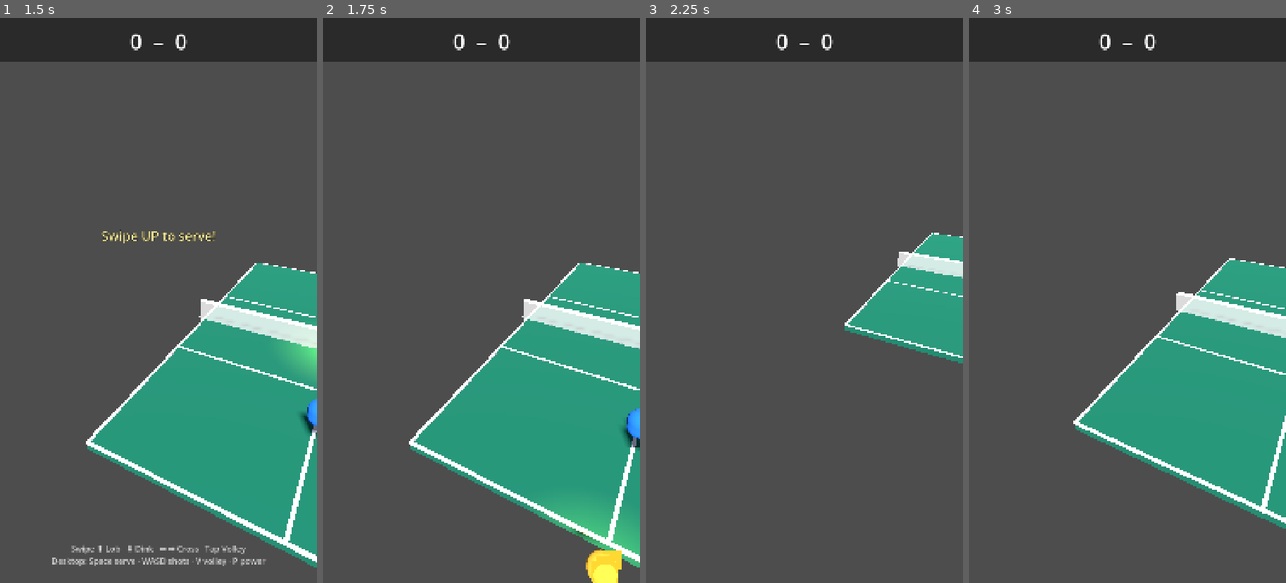
Above: before the commit, frames 1-4 (left to right).
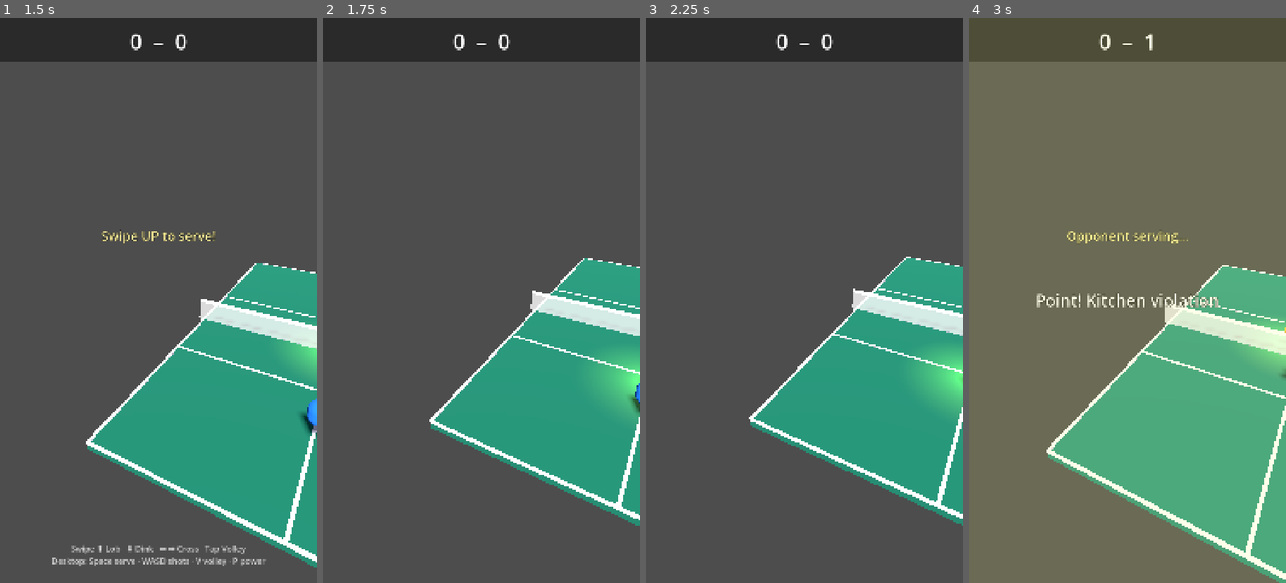
Above: after the commit, the same moments.

Repository: altafhssn/pickleball
Game: Godot game, scene res://scenes/Main.tscn
Same seed, same stepped clock (60 frames per second), same inputs: the game is played once before the commit and once after it.
Inputs (mouse positions are in pixels of both pictures, inside the frame that each line leads up to):
- Up to frame 1 (1.5 s): click "▶ Quick Match" at 0.5 s; tap Enter at 1.25 s; move the mouse to (228, 272) at 1.27 s; hold Right from 1.28 s (still down); tap V at 1.35 s; click (228, 272) at 1.42 s
- Up to frame 2 (1.75 s): keep holding Right; tap Space at 1.52 s
- Up to frame 3 (2.25 s): release Right at 2 s; drag from (741, 328) to (788, 413) at 2.02 s
- Up to frame 4 (3 s): move the mouse to (1159, 176) at 2.77 s; hold Right from 2.78 s (still down); tap V at 2.85 s

Frame 1 is identical in both runs. In frame 2, 9.1% of the frame differs, in the area x 27-100%, y 42-100%; in frame 3, 17%; in frame 4, 99%, in the area x 0-100%, y 0-100%.

Commit message:
[physics/camera] Stop ball flying off; stop camera drifting away
Camera drift:
- Previously GameFeel re-captured shake_base_pos every time shake()
  ran, but hits/bounces overlap so the capture happened at the
  already-jittered position. Base drifted monotonically and the
  camera wandered off-court.
- Refactor: Main now owns the camera base position (camera_base_pos).
  _update_camera moves the base; GameFeel only publishes
  current_shake_offset and Main composes
  camera.position = camera_base_pos + shake_offset each frame.
- shake() now keeps the stronger of an overlapping shake instead of
  stacking, so rapid hits don't compound into wild jitter.
- Follow rate dropped from 0.5/frame to 0.05/frame (was effectively
  ~30 units/sec — too snappy and made small drift very visible).

Ball speeds:
- Shot speeds were tuned for a real ~13 m pickleball court but the
  game court is ~1.6 units long, so a 15 m/s drive crossed the court
  in 0.1 s before gravity could pull it down. Hence "ball flying off".
- Rescale base_speed 15→5, max_speed 35→12, and every ShotType branch
  by ~3×. Documented the units assumption inline.

Co-Authored-By: Claude Opus 4.7 <noreply@anthropic.com>

Diff:
--- a/scripts/Ball.gd
+++ b/scripts/Ball.gd
@@ -5,9 +5,12 @@
 # Shot type enum (matches PRD/GDD spec)
 enum ShotType { DINK, DRIVE, LOB, VOLLEY, ERNE, ATP }
 
-# Export vars — tuneable in editor
-@export var base_speed: float = 15.0
-@export var max_speed: float = 35.0
+# Export vars — tuneable in editor.
+# Speeds are tuned for the in-engine court (~1.6 units long), NOT real-world
+# pickleball metres. A real 13 m court at 30 mph drive would mean ~3.5 m/s
+# in our scaled units; we round up slightly so shots feel snappy.
+@export var base_speed: float = 5.0
+@export var max_speed: float = 12.0
 @export var spin_factor: float = 0.3
 @export var drag_coefficient: float = 0.08  # ~4x tennis ball drag
 
@@ -105,22 +108,22 @@
 	spin_vector = spin
 	has_bounced_this_side = false
 
-	# Speed based on shot type
+	# Speed based on shot type — scaled for the ~1.6-unit court.
 	var shot_speed: float = base_speed * force
 	match shot:
 		ShotType.DINK:
-			shot_speed = 5.0 + (force * 3.0)  # Slow: 5-8
+			shot_speed = 1.5 + (force * 1.0)   # Slow: 1.5–2.5
 		ShotType.DRIVE:
-			shot_speed = 15.0 + (force * 10.0)  # Fast: 15-25
+			shot_speed = 4.0 + (force * 3.0)   # Fast: 4–7
 		ShotType.LOB:
-			shot_speed = 8.0 + (force * 4.0)  # Medium: 8-12
+			shot_speed = 2.5 + (force * 1.5)   # Medium: 2.5–4
 			direction.y = 0.5 + (force * 0.3)  # High arc
 		ShotType.VOLLEY:
-			shot_speed = 10.0 + (force * 10.0)  # Fast: 10-20
+			shot_speed = 3.0 + (force * 3.0)   # Fast: 3–6
 		ShotType.ERNE:
-			shot_speed = 15.0 + (force * 7.0)  # Fast: 15-22
+			shot_speed = 4.0 + (force * 2.5)   # Fast: 4–6.5
 		ShotType.ATP:
-			shot_speed = 8.0 + (force * 10.0)  # Varied
+			shot_speed = 2.5 + (force * 3.0)   # Varied: 2.5–5.5
 
 	linear_velocity = direction.normalized() * shot_speed
 
--- a/scripts/GameFeel.gd
+++ b/scripts/GameFeel.gd
@@ -11,8 +11,9 @@
 var flash_duration: float = 0.0
 var flash_timer: float = 0.0
 var flash_node: ColorRect = null
-# Captured at shake-start so per-frame camera follow keeps working between shakes.
-var shake_base_pos: Vector3 = Vector3.ZERO
+# Additive offset that Main applies on top of its own camera base position.
+# Refreshed every frame while shake is active; zero otherwise.
+var current_shake_offset: Vector3 = Vector3.ZERO
 
 func _ready():
 	EventBus.ball_hit.connect(_on_hit)
@@ -34,19 +35,19 @@
 	hud.add_child(flash_node)
 
 func _process(delta: float) -> void:
-	# Camera shake — base position is captured at shake() so per-frame camera
-	# follow (Main._update_camera) keeps composing correctly between shakes.
-	if shake_timer > 0 and camera:
+	# Compute additive shake offset; Main owns the camera base position
+	# and combines it with this offset each frame.
+	if shake_timer > 0:
 		shake_timer -= delta
-		var decay = shake_timer / shake_duration
-		var intensity = shake_intensity * decay
-		camera.position = shake_base_pos + Vector3(
+		var decay: float = shake_timer / shake_duration
+		var intensity: float = shake_intensity * decay
+		current_shake_offset = Vector3(
 			randf_range(-intensity, intensity),
 			randf_range(-intensity, intensity),
 			randf_range(-intensity * 0.5, intensity * 0.5)
 		)
-		if shake_timer <= 0:
-			camera.position = shake_base_pos
+	else:
+		current_shake_offset = Vector3.ZERO
 
 	# Screen flash
 	if flash_timer > 0 and flash_node:
@@ -59,10 +60,12 @@
 func shake(intensity: float, duration: float) -> void:
 	if not camera:
 		return
-	shake_intensity = intensity
-	shake_duration = duration
-	shake_timer = duration
-	shake_base_pos = camera.position
+	# If a shake is already running, take the stronger one rather than
+	# stacking (prevents runaway intensity from rapid hit sequences).
+	if intensity > shake_intensity or shake_timer <= 0.0:
+		shake_intensity = intensity
+		shake_duration = duration
+		shake_timer = duration
 
 func flash(color: Color, duration: float) -> void:
 	if not flash_node:
--- a/scripts/Main.gd
+++ b/scripts/Main.gd
@@ -52,6 +52,9 @@
 const PLAYER_BASELINE: float = -0.8
 const OPPONENT_BASELINE: float = 0.8
 
+# Camera base (Main owns this; GameFeel adds a shake offset on top each frame).
+var camera_base_pos: Vector3 = Vector3.ZERO
+
 func _ready():
 	EventBus.swipe_detected.connect(_on_swipe_detected)
 	EventBus.tap_detected.connect(_on_tap_detected)
@@ -68,8 +71,9 @@
 	ball.ball_landed.connect(_on_ball_landed)
 	ball.ball_hit_net.connect(_on_ball_hit_net)
 
-	# Initialize game feel
+	# Initialize game feel and capture the authored camera position as our base.
 	game_feel.setup(camera, hud)
+	camera_base_pos = camera.position
 
 	# Connect hit VFX
 	EventBus.ball_hit.connect(_spawn_hit_vfx)
@@ -299,12 +303,12 @@
 	return Vector3(pos.x + vel.x * t, 0.0, pos.z + vel.z * t)
 
 func _update_camera() -> void:
-	var target_z = ball.position.z * 0.3
-	if is_doubles:
-		# Slightly wider camera for doubles
-		camera.position.z = move_toward(camera.position.z, 2.8 + target_z, 0.5)
-	else:
-		camera.position.z = move_toward(camera.position.z, 2.5 + target_z, 0.5)
+	# Smoothly follow the ball's z without ever writing camera.position
+	# directly; GameFeel adds shake on top.
+	var target_z: float = ball.position.z * 0.3
+	var dest_z: float = (2.8 if is_doubles else 2.5) + target_z
+	camera_base_pos.z = move_toward(camera_base_pos.z, dest_z, 0.05)
+	camera.position = camera_base_pos + game_feel.current_shake_offset
 
 # === POWER METER ===
 
